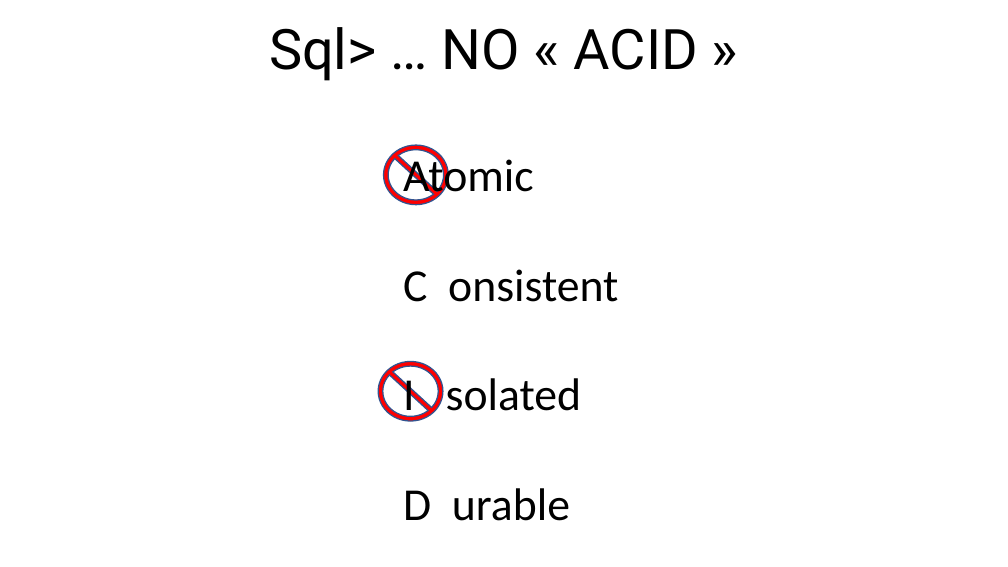
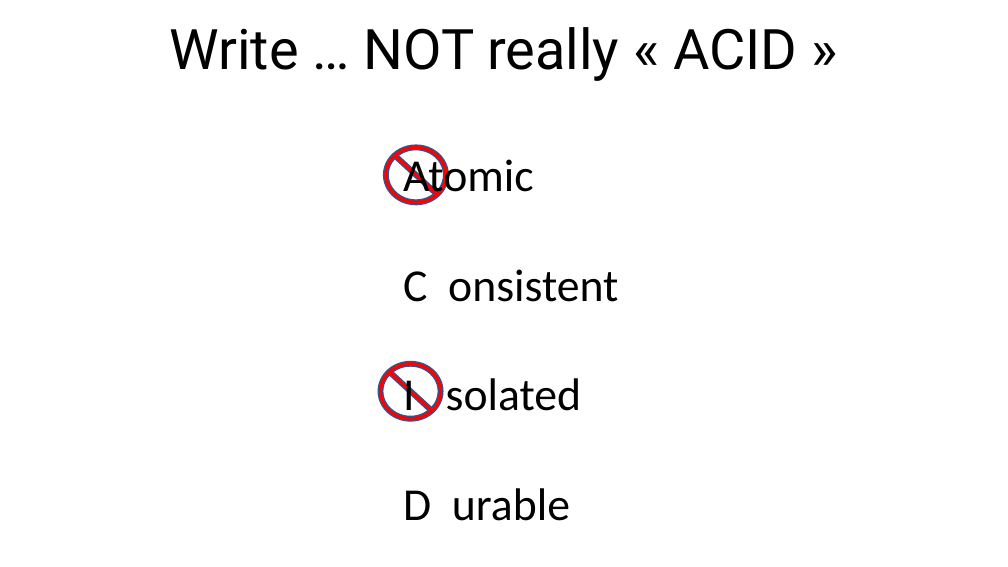
Before and after one commit to Arnaud-Nauwynck/presentations, a slide deck: slide 44 of pres-bigdata/7-Sql-to-Hadoop-files-parquet-metastore.pptx (slide 47 before the commit). Drawn at 1008x567 pixels with LibreOffice and Linux fonts; fonts in the diff are those of the drawing. Boxes give left, top, right and bottom in pixels: in the first picture for what was removed or moved away, otherwise in the second. Text is boxed around its words. In the diff, an @@ line names an element or a change of style, - is before the commit and + after.

```diff
--- a/pres-bigdata/7-Sql-to-Hadoop-files-parquet-metastore.pptx
+++ b/pres-bigdata/7-Sql-to-Hadoop-files-parquet-metastore.pptx
@@ title at bbox=[169, 27, 797, 81]: text changed @@
-Sql> … NO « ACID »
+Write … NOT really « ACID »
```
Also in this commit, not shown: 2 other slides changed, 7 slides added, 1 slide removed, 1 other file.
